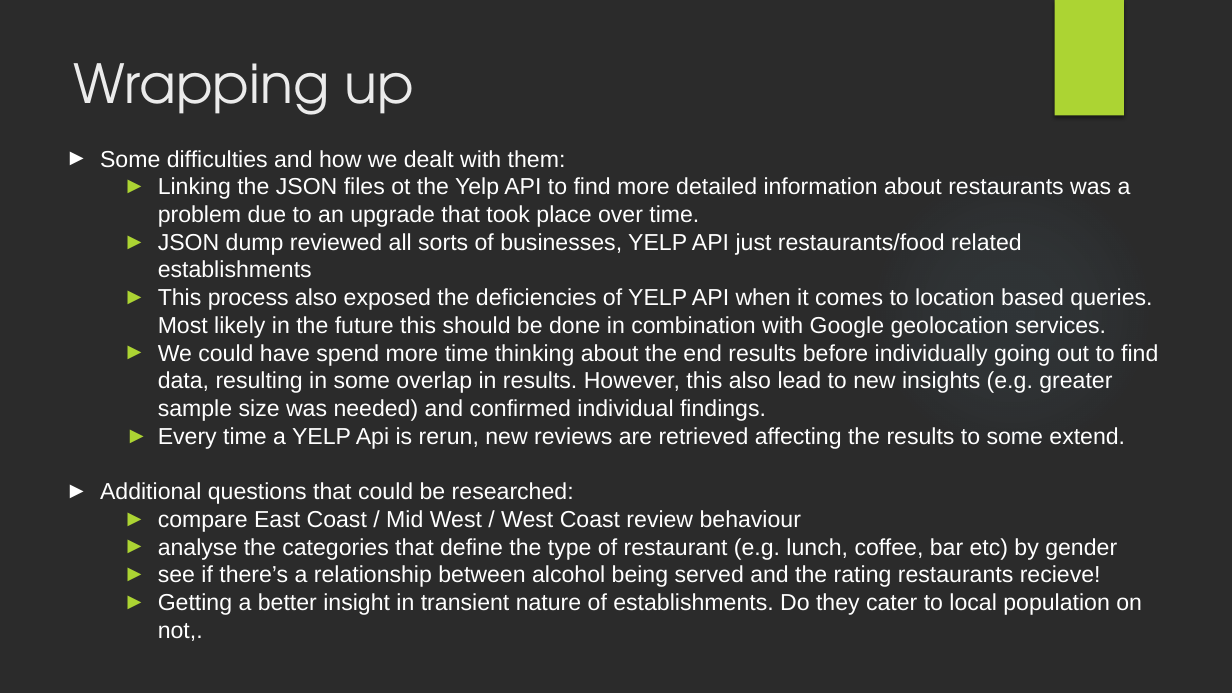
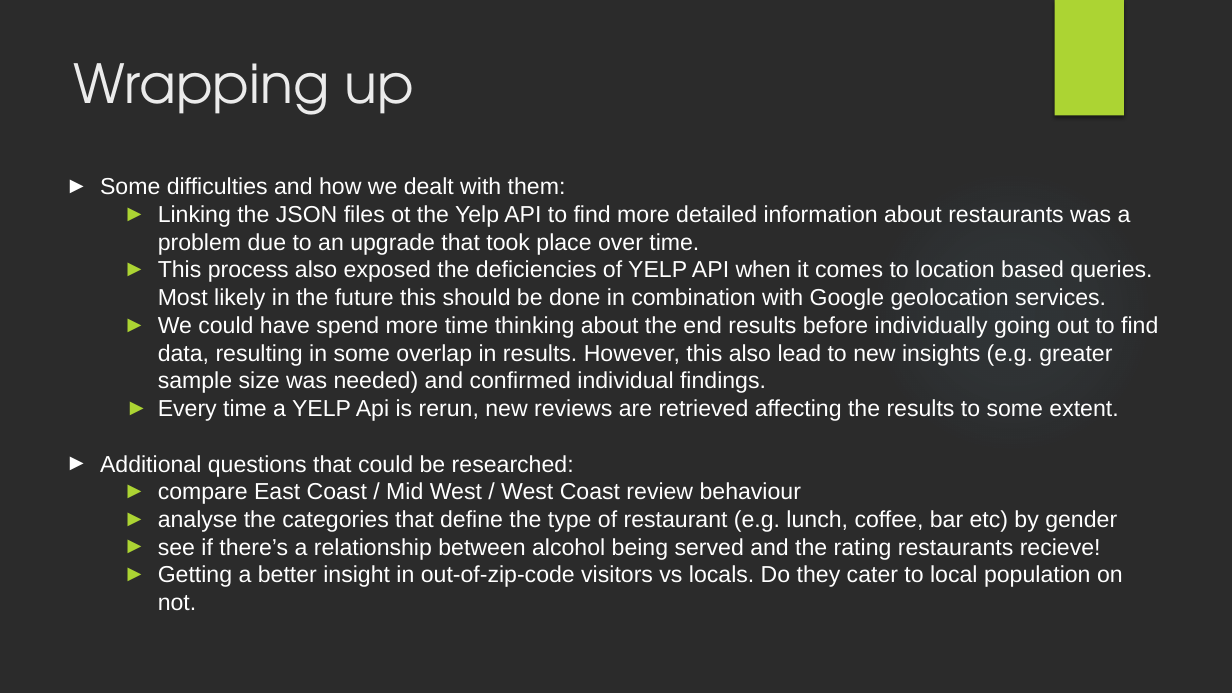
Before and after one commit to DutchDS/Project-1, a slide deck: slide 14 of Presentation.pptx. Drawn at 1232x693 pixels with LibreOffice and Linux fonts; fonts in the diff are those of the drawing; background and template pictures are left out; a plain dark background stands for a picture behind light text. Boxes give left, top, right and bottom in pixels: in the first picture for what was removed or moved away, otherwise in the second. Text is boxed around its words. In the diff, an @@ line names an element or a change of style, - is before the commit and + after.

```diff
--- a/Presentation.pptx
+++ b/Presentation.pptx
@@ text at bbox=[158, 233, 1022, 278]: paragraph removed @@
-  ► JSON dump reviewed all sorts of businesses, YELP API just restaurants/food related establishments
@@ text at bbox=[158, 399, 1118, 421]: text changed @@
-  ► Every time a YELP Api is rerun, new reviews are retrieved affecting the results to some extend.
+  ► Every time a YELP Api is rerun, new reviews are retrieved affecting the results to some extent.
@@ text at bbox=[158, 565, 1123, 610]: text changed @@
-  ► Getting a better insight in transient nature of establishments. Do they cater to local population on not,.
+  ► Getting a better insight in out-of-zip-code visitors vs locals. Do they cater to local population on not.
```
Also in this commit, not shown: 4 other slides changed, 4 other files.
